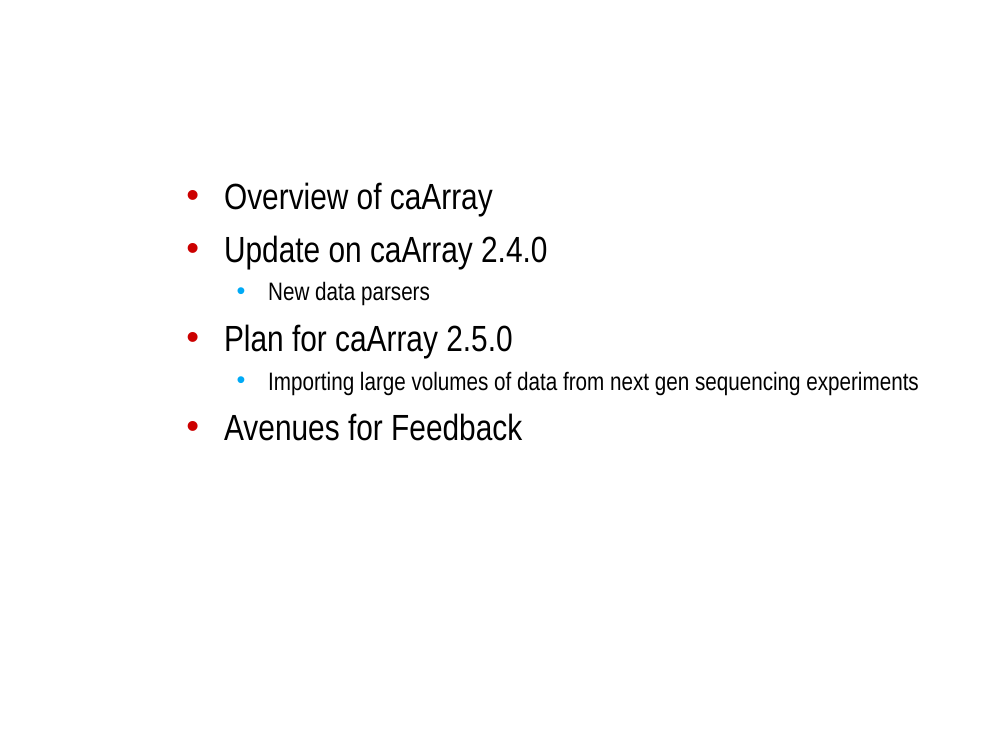
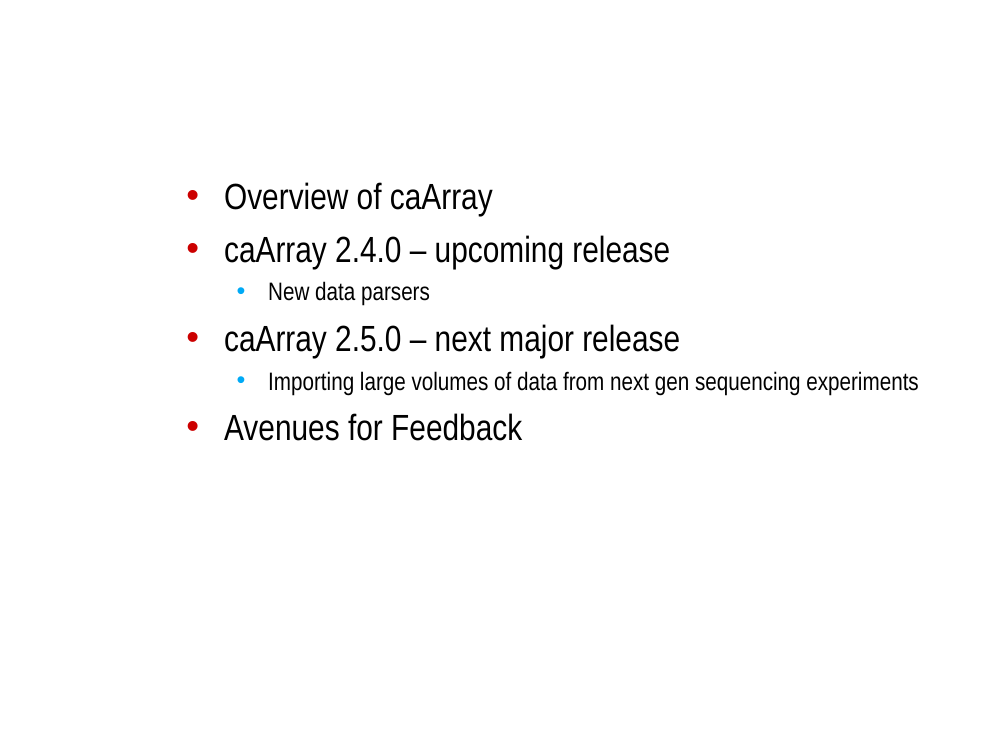
Before and after one commit to NCIP/caarray-docs, a slide deck: slide 2 of project_management/open_meetings/ICR_WS_Meeting_2010_08_11.ppt. Drawn at 1008x756 pixels with LibreOffice and Linux fonts; fonts in the diff are those of the drawing; background and template pictures are left out. Boxes give left, top, right and bottom in pixels: in the first picture for what was removed or moved away, otherwise in the second. Text is boxed around its words. In the diff, an @@ line names an element or a change of style, - is before the commit and + after.

```diff
--- a/project_management/open_meetings/ICR_WS_Meeting_2010_08_11.ppt
+++ b/project_management/open_meetings/ICR_WS_Meeting_2010_08_11.ppt
@@ text at <box>224,235,670,269</box>: text changed @@
-• Update on caArray 2.4.0
+• caArray 2.4.0 – upcoming release
@@ text at <box>224,324,680,358</box>: text changed @@
-• Plan for caArray 2.5.0
+• caArray 2.5.0 – next major release
```
Also in this commit, not shown: 5 other slides changed, 1 slide added.
